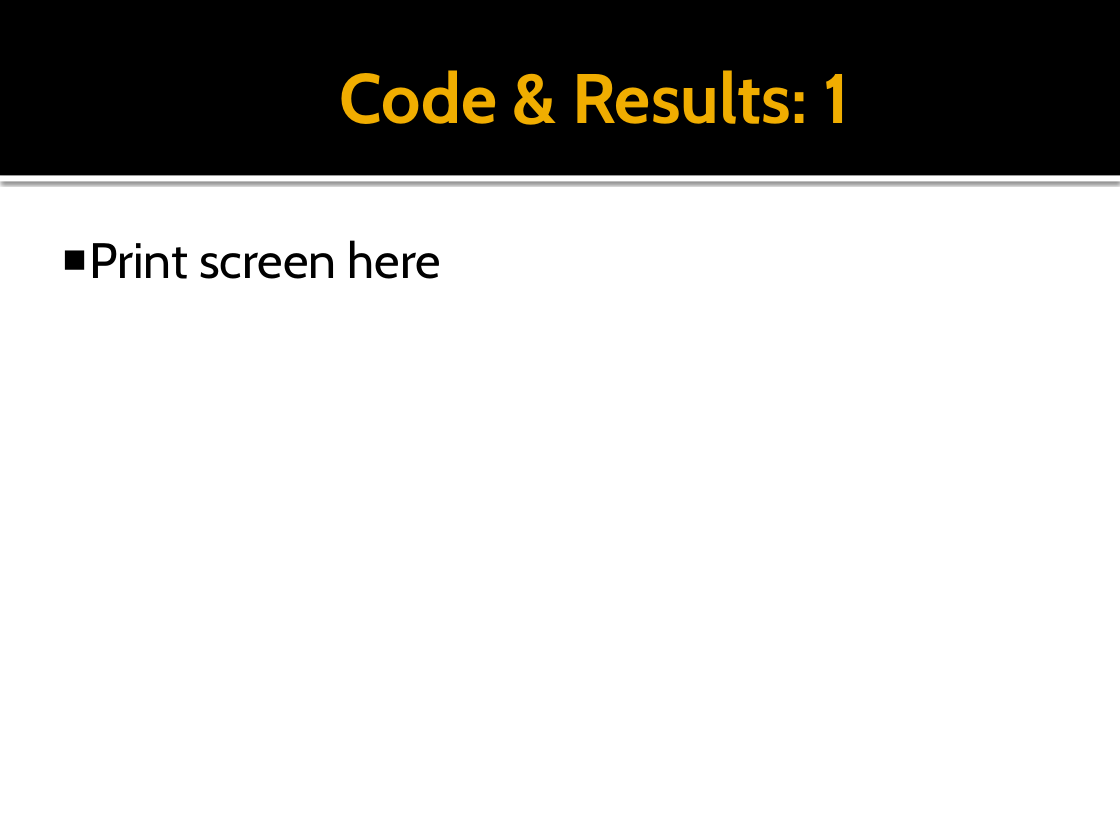
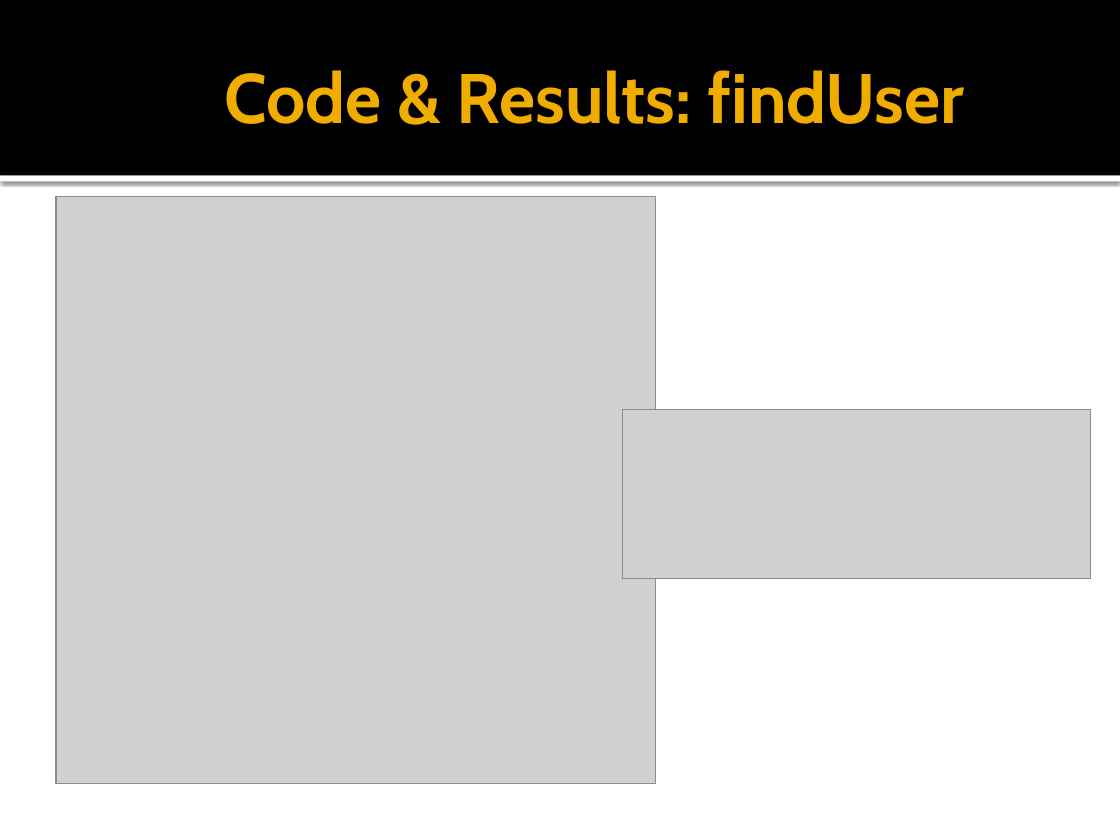
Before and after one commit to erosslee/COS301_CSDS-A, a slide deck: slide 3 of CSDS_a Presentation.pptx. Drawn at 1120x840 pixels with LibreOffice and Linux fonts; fonts in the diff are those of the drawing; grey boxes stand for pictures. Boxes give left, top, right and bottom in pixels: in the first picture for what was removed or moved away, otherwise in the second. Text is boxed around its words. In the diff, an @@ line names an element or a change of style, - is before the commit and + after.

Commit message:
final presentation with screen shots

```diff
--- a/CSDS_a Presentation.pptx
+++ b/CSDS_a Presentation.pptx
@@ text at [224,70,965,124]: text changed @@
-Code & Results: 1
+Code & Results: findUser
@@ picture added at [56,196,656,784] @@
@@ text removed at [89,240,441,279] @@
-■ Print screen here
@@ picture added at [623,409,1091,578] @@
```
Also in this commit, not shown: 5 other slides changed, 2 slides added, 1 slide removed, 1 other file.
